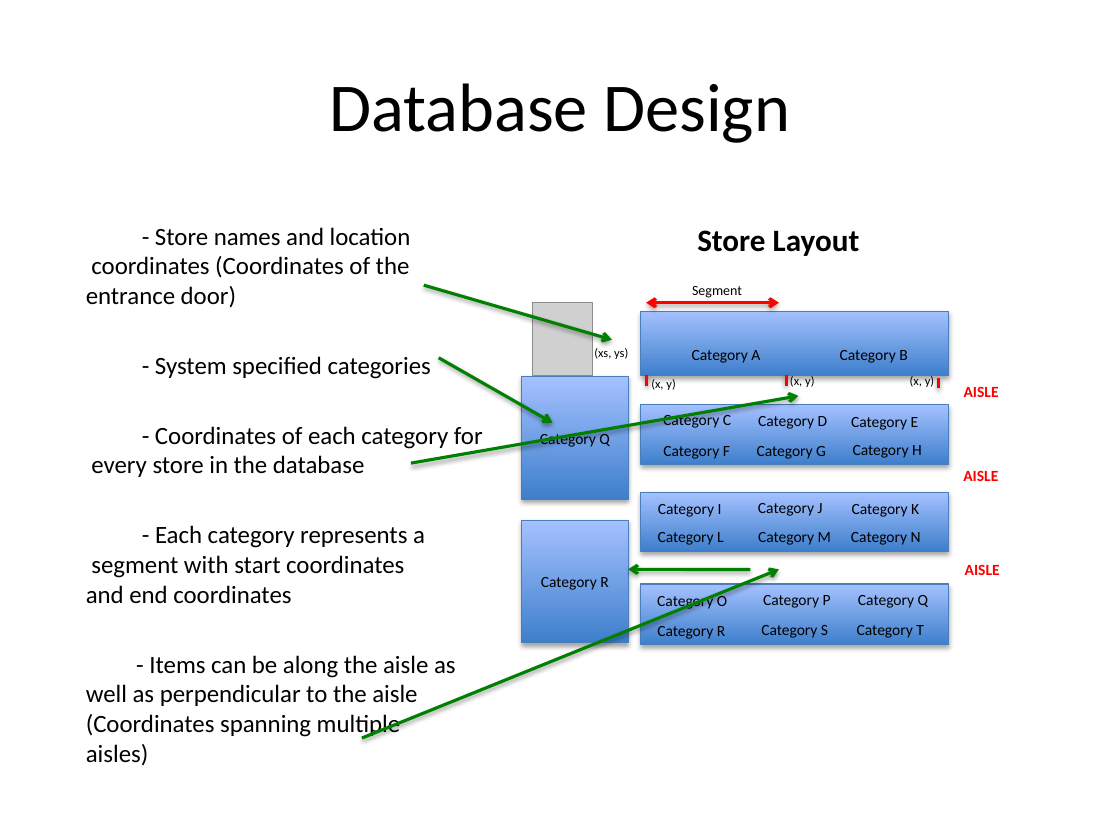
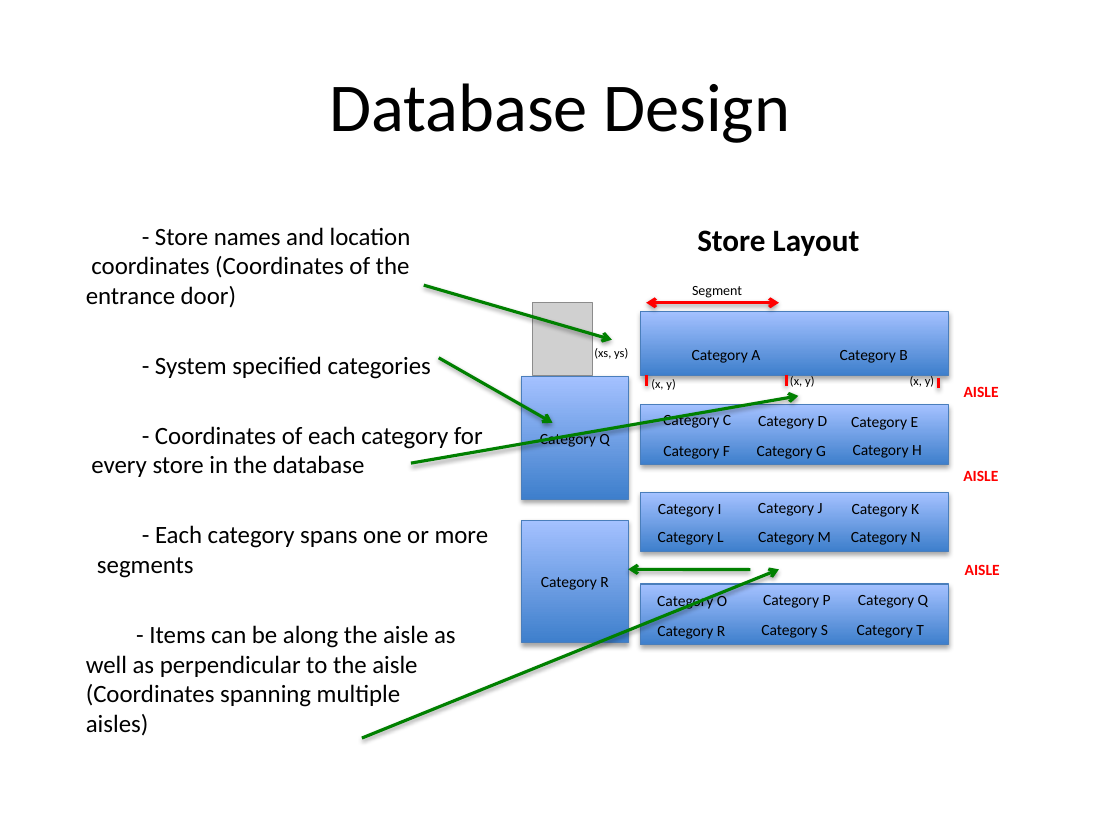
Before and after one commit to samuelbritt/QuickShop, a slide deck: slide 6 of QuickShop_DEMO.pptx. Drawn at 1120x840 pixels with LibreOffice and Linux fonts; fonts in the diff are those of the drawing; grey boxes stand for pictures. Boxes give left, top, right and bottom in pixels: in the first picture for what was removed or moved away, otherwise in the second. Text is boxed around its words. In the diff, an @@ line names an element or a change of style, - is before the commit and + after.

```diff
--- a/QuickShop_DEMO.pptx
+++ b/QuickShop_DEMO.pptx
@@ text at bbox=[97, 525, 489, 578]: text changed @@
-- Each category represents a segment with start coordinates and end coordinates
+- Each category spans one or more segments
```
Also in this commit, not shown: 7 other slides changed, 2 slides added.
